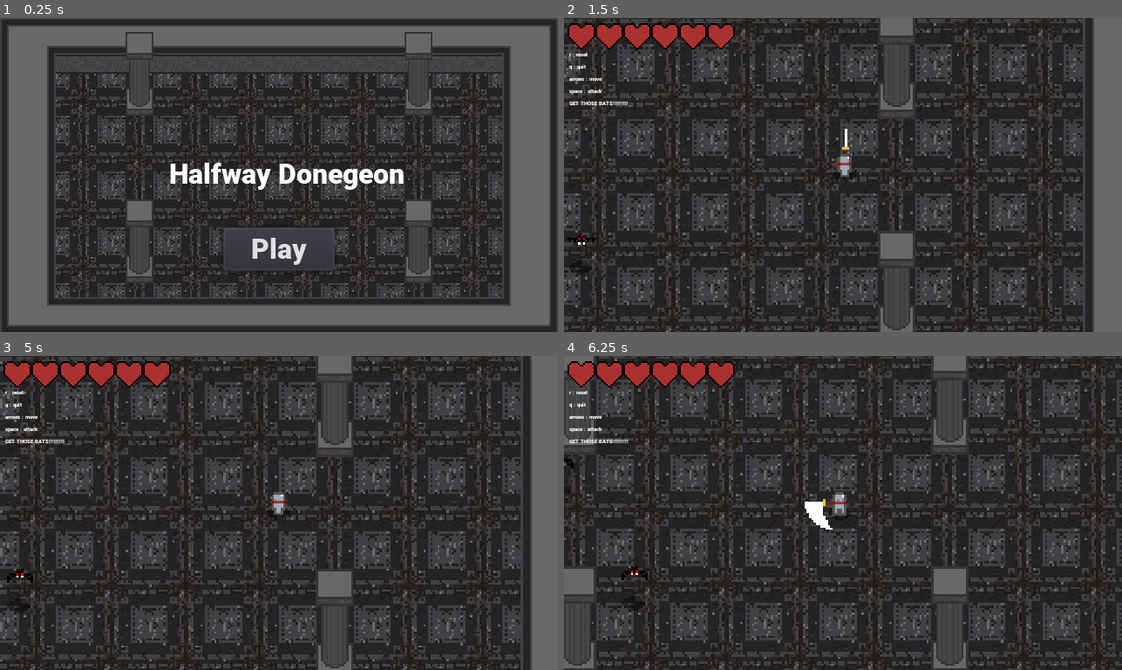
Above: before the commit, frames 1-4 (two rows, left to right).
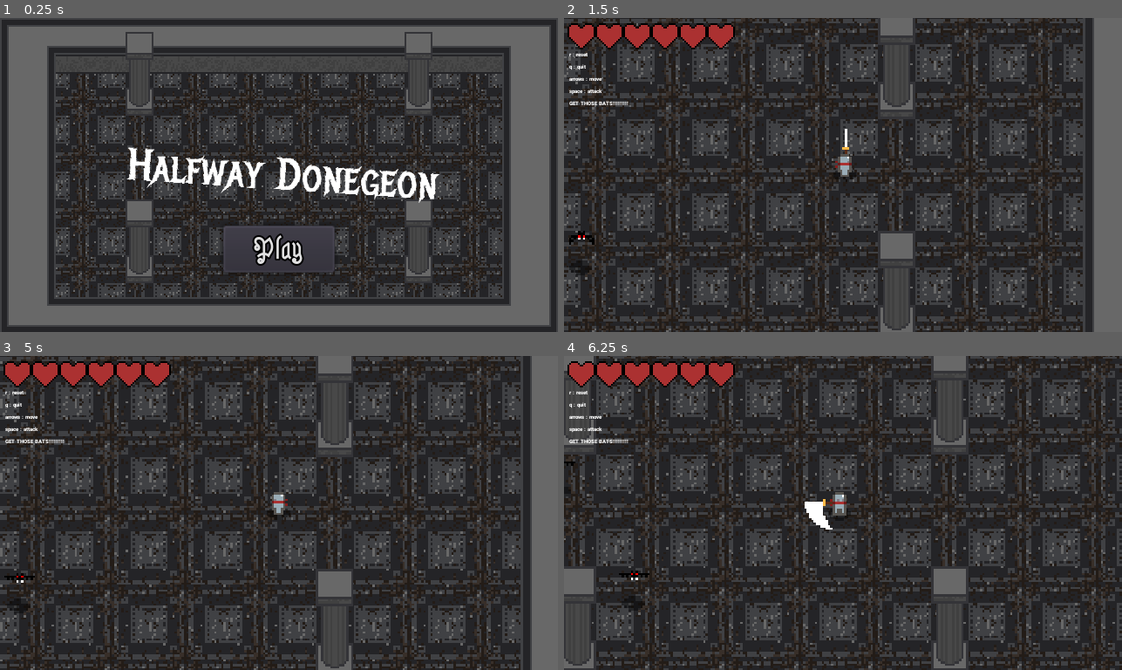
Above: after the commit, the same moments.

Repository: jxprovost/Final_Project-Team_5
Game: Godot game, scene res://World/Menu.tscn
Two runs of this game, one before a commit and one after it. Both use one fixed random seed, a clock stepped at 60 frames per second and the inputs below.
Inputs:
- Up to frame 1 (0.25 s): no input
- Up to frame 2 (1.5 s): click "Play" at 0.5 s; hold Right (ui_right) from 1.28 s (still down); tap Space (attack) at 1.35 s
- Up to frame 3 (5 s): release Right (ui_right) at 2.03 s; hold Down (ui_down) 2.03-2.78 s; tap Space (attack) every 0.75 s from 2.1 to 4.35 s; hold Right (ui_right) 2.78-3.53 s; hold Up (ui_up) 3.53-4.28 s; hold Left (ui_left) from 4.28 s (still down); tap R (reset) at 4.9 s
- Up to frame 4 (6.25 s): tap Space (attack) at 5.1, 5.85 s; release Left (ui_left) at 5.78 s; hold Down (ui_down) from 5.78 s (still down)

The runs differ from the first frame. In frame 1, 3.7% of the frame differs, in the area x 22-79%, y 41-82%; in frame 2, 0.1%; in frame 3, 0.1%; in frame 4, 0.1%.

Commit message:
Incorporate pop in the title screen and set up game experience loop

Diff:
--- a/Project/Enemies/Bat.gd
+++ b/Project/Enemies/Bat.gd
@@ -1,4 +1,6 @@
 extends KinematicBody2D
+
+signal bat_defeated
 
 enum State {
 	IDLE,
@@ -65,6 +67,7 @@
 
 
 func _on_Stats_no_health():
+	emit_signal("bat_defeated")
 	queue_free()
 	var enemyDeathEffect = EnemyDeathEffect.instance()
 	get_parent().add_child(enemyDeathEffect)
--- a/Project/Enemies/Bat.tscn
+++ b/Project/Enemies/Bat.tscn
@@ -55,7 +55,7 @@
 [node name="AnimatedSprite" type="AnimatedSprite" parent="."]
 frames = SubResource( 5 )
 animation = "fly"
-frame = 3
+frame = 2
 playing = true
 offset = Vector2( 0, -12 )
 
--- a/Project/World/Menu.tscn
+++ b/Project/World/Menu.tscn
@@ -1,10 +1,11 @@
-[gd_scene load_steps=10 format=2]
+[gd_scene load_steps=12 format=2]
 
 [ext_resource path="res://World/Menu.gd" type="Script" id=1]
 [ext_resource path="res://World/Scenery/floor_tile.png" type="Texture" id=2]
 [ext_resource path="res://World/Scenery/wall_tileset.png" type="Texture" id=3]
 [ext_resource path="res://World/Scenery/Column.tscn" type="PackedScene" id=4]
-[ext_resource path="res://World/Roboto-Black.ttf" type="DynamicFontData" id=5]
+[ext_resource path="res://fonts/Astloch/Astloch-Bold.ttf" type="DynamicFontData" id=5]
+[ext_resource path="res://fonts/Metal_Mania/MetalMania-Regular.ttf" type="DynamicFontData" id=6]
 
 [sub_resource type="ConvexPolygonShape2D" id=1]
 points = PoolVector2Array( 0, 0, 32, 0, 32, 32, 0, 32 )
@@ -318,9 +319,77 @@
 0/z_index = 0
 
 [sub_resource type="DynamicFont" id=3]
-font_data = ExtResource( 5 )
-
-[sub_resource type="DynamicFont" id=4]
+size = 24
+font_data = ExtResource( 6 )
+
+[sub_resource type="Animation" id=4]
+resource_name = "MenuAnimation"
+length = 5.0
+loop = true
+tracks/0/type = "value"
+tracks/0/path = NodePath(".:rect_rotation")
+tracks/0/interp = 1
+tracks/0/loop_wrap = true
+tracks/0/imported = false
+tracks/0/enabled = true
+tracks/0/keys = {
+"times": PoolRealArray( 0, 0.5, 1, 1.5, 2, 2.5, 3, 3.5, 4, 4.5, 5 ),
+"transitions": PoolRealArray( 1, 1, 1, 1, 1, 1, 1, 1, 1, 1, 1 ),
+"update": 0,
+"values": [ 0.0, 7.5, 0.0, -7.5, 0.0, 7.5, 0.0, -7.5, 0.0, 7.5, 0.0 ]
+}
+tracks/1/type = "value"
+tracks/1/path = NodePath(".:rect_scale")
+tracks/1/interp = 1
+tracks/1/loop_wrap = true
+tracks/1/imported = false
+tracks/1/enabled = true
+tracks/1/keys = {
+"times": PoolRealArray( 0, 2.5, 5 ),
+"transitions": PoolRealArray( 1, 1, 1 ),
+"update": 0,
+"values": [ Vector2( 1, 1 ), Vector2( 1.5, 1.5 ), Vector2( 1, 1 ) ]
+}
+tracks/2/type = "value"
+tracks/2/path = NodePath(".:rect_position")
+tracks/2/interp = 1
+tracks/2/loop_wrap = true
+tracks/2/imported = false
+tracks/2/enabled = true
+tracks/2/keys = {
+"times": PoolRealArray( 0, 5 ),
+"transitions": PoolRealArray( 1, 1 ),
+"update": 0,
+"values": [ Vector2( 20, 65 ), Vector2( 20, 65 ) ]
+}
+tracks/3/type = "value"
+tracks/3/path = NodePath(".:rect_pivot_offset")
+tracks/3/interp = 1
+tracks/3/loop_wrap = true
+tracks/3/imported = false
+tracks/3/enabled = true
+tracks/3/keys = {
+"times": PoolRealArray( 0, 5 ),
+"transitions": PoolRealArray( 1, 1 ),
+"update": 0,
+"values": [ Vector2( 142.5, 25 ), Vector2( 142.5, 25 ) ]
+}
+tracks/4/type = "value"
+tracks/4/path = NodePath(".:rect_size")
+tracks/4/interp = 1
+tracks/4/loop_wrap = true
+tracks/4/imported = false
+tracks/4/enabled = true
+tracks/4/keys = {
+"times": PoolRealArray( 0, 5 ),
+"transitions": PoolRealArray( 1, 1 ),
+"update": 0,
+"values": [ Vector2( 285, 50 ), Vector2( 285, 50 ) ]
+}
+
+[sub_resource type="DynamicFont" id=5]
+outline_size = 1
+outline_color = Color( 0, 0, 0, 1 )
 font_data = ExtResource( 5 )
 
 [node name="Menu" type="Node2D"]
@@ -354,23 +423,29 @@
 position = Vector2( 240, 144 )
 
 [node name="Label" type="Label" parent="."]
-margin_left = 88.0
-margin_top = 80.0
-margin_right = 240.0
-margin_bottom = 104.0
+margin_left = 20.0
+margin_top = 65.0
+margin_right = 305.0
+margin_bottom = 115.0
+rect_pivot_offset = Vector2( 142.5, 25 )
 custom_fonts/font = SubResource( 3 )
 text = "Halfway Donegeon"
 align = 1
+valign = 1
 __meta__ = {
 "_edit_use_anchors_": false
 }
 
+[node name="AnimationPlayer" type="AnimationPlayer" parent="Label"]
+autoplay = "MenuAnimation"
+anims/MenuAnimation = SubResource( 4 )
+
 [node name="Button" type="Button" parent="."]
 margin_left = 128.0
-margin_top = 120.0
+margin_top = 119.403
 margin_right = 192.0
-margin_bottom = 140.0
-custom_fonts/font = SubResource( 4 )
+margin_bottom = 146.403
+custom_fonts/font = SubResource( 5 )
 text = "Play"
 __meta__ = {
 "_edit_use_anchors_": false
--- a/Project/World/World.gd
+++ b/Project/World/World.gd
@@ -1,11 +1,17 @@
 extends Node2D
 
+var bats_defeated := 0
 
 func _process(_delta):
 	if Input.is_action_pressed("reset"):
 		reset_level()
+
 	elif Input.is_action_pressed("quit"):
 		quit_level()
+
+	if bats_defeated == 8:
+		print("all_bats_defeated")
+		complete_bat_quest()
 
 
 func reset_level():
@@ -14,3 +20,49 @@
 
 func quit_level():
 	var _quit = get_tree().change_scene("res://World/Menu.tscn")
+
+
+func complete_bat_quest():
+	$Camera2D/Control/Win.visible = true
+	$Camera2D/Control/Menu.visible = true
+
+
+func _on_Player_tree_exited():
+	$Camera2D/Control/Loss.visible = true
+	$Camera2D/Control/Menu.visible = true
+
+
+func _on_Bat_bat_defeated():
+	bats_defeated += 1
+
+
+func _on_Bat2_bat_defeated():
+	bats_defeated += 1
+
+
+func _on_Bat3_bat_defeated():
+	bats_defeated += 1
+
+
+func _on_Bat4_bat_defeated():
+	bats_defeated += 1
+
+
+func _on_Bat5_bat_defeated():
+	bats_defeated += 1
+
+
+func _on_Bat6_bat_defeated():
+	bats_defeated += 1
+
+
+func _on_Bat7_bat_defeated():
+	bats_defeated += 1
+
+
+func _on_Bat8_bat_defeated():
+	bats_defeated += 1
+
+
+func _on_Menu_pressed():
+	var _ignored := get_tree().change_scene("res://World/Menu.tscn")
--- a/Project/World/World.tscn
+++ b/Project/World/World.tscn
@@ -8,6 +8,9 @@
 [ext_resource path="res://UI/HealthUI.tscn" type="PackedScene" id=6]
 [ext_resource path="res://World/World.gd" type="Script" id=7]
 [ext_resource path="res://World/Roboto-Black.ttf" type="DynamicFontData" id=8]
+[ext_resource path="res://fonts/Nosifer/Nosifer-Regular.ttf" type="DynamicFontData" id=9]
+[ext_resource path="res://fonts/Metal_Mania/MetalMania-Regular.ttf" type="DynamicFontData" id=10]
+[ext_resource path="res://fonts/Astloch/Astloch-Regular.ttf" type="DynamicFontData" id=11]
 
 [sub_resource type="ConvexPolygonShape2D" id=1]
 points = PoolVector2Array( 0, 0, 32, 0, 32, 32, 0, 32 )
@@ -320,6 +323,22 @@
 } ]
 0/z_index = 0
 
+[sub_resource type="DynamicFont" id=4]
+use_filter = true
+font_data = ExtResource( 10 )
+
+[sub_resource type="DynamicFont" id=5]
+size = 10
+outline_color = Color( 0.501961, 0.0705882, 0.0705882, 1 )
+use_filter = true
+font_data = ExtResource( 9 )
+
+[sub_resource type="DynamicFont" id=6]
+outline_size = 1
+outline_color = Color( 0, 0, 0, 1 )
+use_filter = true
+font_data = ExtResource( 11 )
+
 [sub_resource type="DynamicFont" id=3]
 size = 3
 font_data = ExtResource( 8 )
@@ -340,59 +359,108 @@
 format = 1
 tile_data = PoolIntArray( -131076, 0, 0, -131075, 0, 1, -131074, 0, 1, -131073, 0, 1, -196608, 0, 1, -196607, 0, 1, -19 …(2625 unchanged characters)…
 
+[node name="YSort" type="YSort" parent="."]
+
+[node name="Player" parent="YSort" instance=ExtResource( 1 )]
+position = Vector2( 216, 80 )
+
+[node name="RemoteTransform2D" type="RemoteTransform2D" parent="YSort/Player"]
+remote_path = NodePath("../../../Camera2D")
+
+[node name="Columns" type="YSort" parent="YSort"]
+
+[node name="Column1" parent="YSort/Columns" instance=ExtResource( 2 )]
+position = Vector2( 80, 48 )
+
+[node name="Column2" parent="YSort/Columns" instance=ExtResource( 2 )]
+position = Vector2( 240, 48 )
+
+[node name="Column3" parent="YSort/Columns" instance=ExtResource( 2 )]
+position = Vector2( 80, 144 )
+
+[node name="Column4" parent="YSort/Columns" instance=ExtResource( 2 )]
+position = Vector2( 240, 144 )
+
+[node name="YSort" type="YSort" parent="YSort"]
+
+[node name="Bat" parent="YSort/YSort" instance=ExtResource( 5 )]
+position = Vector2( 72, 72 )
+
+[node name="Bat2" parent="YSort/YSort" instance=ExtResource( 5 )]
+position = Vector2( 48, 64 )
+
+[node name="Bat3" parent="YSort/YSort" instance=ExtResource( 5 )]
+position = Vector2( 48, 96 )
+
+[node name="Bat4" parent="YSort/YSort" instance=ExtResource( 5 )]
+position = Vector2( 48, 128 )
+
+[node name="Bat5" parent="YSort/YSort" instance=ExtResource( 5 )]
+position = Vector2( 104, 120 )
+
+[node name="Bat6" parent="YSort/YSort" instance=ExtResource( 5 )]
+position = Vector2( 16, 72 )
+
+[node name="Bat7" parent="YSort/YSort" instance=ExtResource( 5 )]
+position = Vector2( 24, 168 )
+
+[node name="Bat8" parent="YSort/YSort" instance=ExtResource( 5 )]
+position = Vector2( 88, 176 )
+
 [node name="Camera2D" type="Camera2D" parent="."]
 position = Vector2( 216, 80 )
 current = true
 zoom = Vector2( 0.75, 0.75 )
 smoothing_enabled = true
 
-[node name="YSort" type="YSort" parent="."]
-
-[node name="Player" parent="YSort" instance=ExtResource( 1 )]
-position = Vector2( 216, 80 )
-
-[node name="RemoteTransform2D" type="RemoteTransform2D" parent="YSort/Player"]
-remote_path = NodePath("../../../Camera2D")
-
-[node name="Columns" type="YSort" parent="YSort"]
-
-[node name="Column1" parent="YSort/Columns" instance=ExtResource( 2 )]
-position = Vector2( 80, 48 )
-
-[node name="Column2" parent="YSort/Columns" instance=ExtResource( 2 )]
-position = Vector2( 240, 48 )
-
-[node name="Column3" parent="YSort/Columns" instance=ExtResource( 2 )]
-position = Vector2( 80, 144 )
-
-[node name="Column4" parent="YSort/Columns" instance=ExtResource( 2 )]
-position = Vector2( 240, 144 )
-
-[node name="YSort" type="YSort" parent="YSort"]
-
-[node name="Bat" parent="YSort/YSort" instance=ExtResource( 5 )]
-position = Vector2( 72, 72 )
-
-[node name="Bat2" parent="YSort/YSort" instance=ExtResource( 5 )]
-position = Vector2( 48, 64 )
-
-[node name="Bat3" parent="YSort/YSort" instance=ExtResource( 5 )]
-position = Vector2( 48, 96 )
-
-[node name="Bat4" parent="YSort/YSort" instance=ExtResource( 5 )]
-position = Vector2( 48, 128 )
-
-[node name="Bat5" parent="YSort/YSort" instance=ExtResource( 5 )]
-position = Vector2( 104, 120 )
-
-[node name="Bat6" parent="YSort/YSort" instance=ExtResource( 5 )]
-position = Vector2( 16, 72 )
-
-[node name="Bat7" parent="YSort/YSort" instance=ExtResource( 5 )]
-position = Vector2( 24, 168 )
-
-[node name="Bat8" parent="YSort/YSort" instance=ExtResource( 5 )]
-position = Vector2( 88, 176 )
+[node name="Control" type="Control" parent="Camera2D"]
+margin_right = 40.0
+margin_bottom = 40.0
+__meta__ = {
+"_edit_use_anchors_": false
+}
+
+[node name="Win" type="Label" parent="Camera2D/Control"]
+visible = false
+margin_left = -71.0
+margin_top = -53.0
+margin_right = 69.0
+margin_bottom = 38.0
+custom_fonts/font = SubResource( 4 )
+text = "
+Objective Completed"
+align = 1
+__meta__ = {
+"_edit_use_anchors_": false
+}
+
+[node name="Loss" type="Label" parent="Camera2D/Control"]
+visible = false
+margin_left = -118.013
+margin_top = -28.9056
+margin_right = 116.987
+margin_bottom = 61.0944
+custom_fonts/font = SubResource( 5 )
+custom_colors/font_color = Color( 1, 0.258824, 0.258824, 1 )
+text = "You Died
+
+Care to play again?"
+align = 1
+__meta__ = {
+"_edit_use_anchors_": false
+}
+
+[node name="Menu" type="Button" parent="Camera2D/Control"]
+visible = false
+margin_left = -56.4928
+margin_top = -8.5665
+margin_right = 55.5072
+margin_bottom = 11.4335
+custom_fonts/font = SubResource( 6 )
+text = "Main Menu"
+__meta__ = {
+"_edit_use_anchors_": false
+}
 
 [node name="CanvasLayer" type="CanvasLayer" parent="."]
 
@@ -416,3 +484,14 @@
 __meta__ = {
 "_edit_use_anchors_": false
 }
+
+[connection signal="tree_exited" from="YSort/Player" to="." method="_on_Player_tree_exited"]
+[connection signal="bat_defeated" from="YSort/YSort/Bat" to="." method="_on_Bat_bat_defeated"]
+[connection signal="bat_defeated" from="YSort/YSort/Bat2" to="." method="_on_Bat2_bat_defeated"]
+[connection signal="bat_defeated" from="YSort/YSort/Bat3" to="." method="_on_Bat3_bat_defeated"]
+[connection signal="bat_defeated" from="YSort/YSort/Bat4" to="." method="_on_Bat4_bat_defeated"]
+[connection signal="bat_defeated" from="YSort/YSort/Bat5" to="." method="_on_Bat5_bat_defeated"]
+[connection signal="bat_defeated" from="YSort/YSort/Bat6" to="." method="_on_Bat6_bat_defeated"]
+[connection signal="bat_defeated" from="YSort/YSort/Bat7" to="." method="_on_Bat7_bat_defeated"]
+[connection signal="bat_defeated" from="YSort/YSort/Bat8" to="." method="_on_Bat8_bat_defeated"]
+[connection signal="pressed" from="Camera2D/Control/Menu" to="." method="_on_Menu_pressed"]
Not shown: 1 places in Project/World/World.tscn that only renumber resources
Binary file added: Project/fonts/Astloch/Astloch-Bold.ttf
Binary file added: Project/fonts/Astloch/Astloch-Regular.ttf
Not shown, added: Project/fonts/Astloch/OFL.txt
Binary file added: Project/fonts/Metal_Mania/MetalMania-Regular.ttf
Not shown, added: Project/fonts/Metal_Mania/OFL.txt
Binary file added: Project/fonts/Nosifer/Nosifer-Regular.ttf
Not shown, added: Project/fonts/Nosifer/OFL.txt
Not shown, changed: README.md
